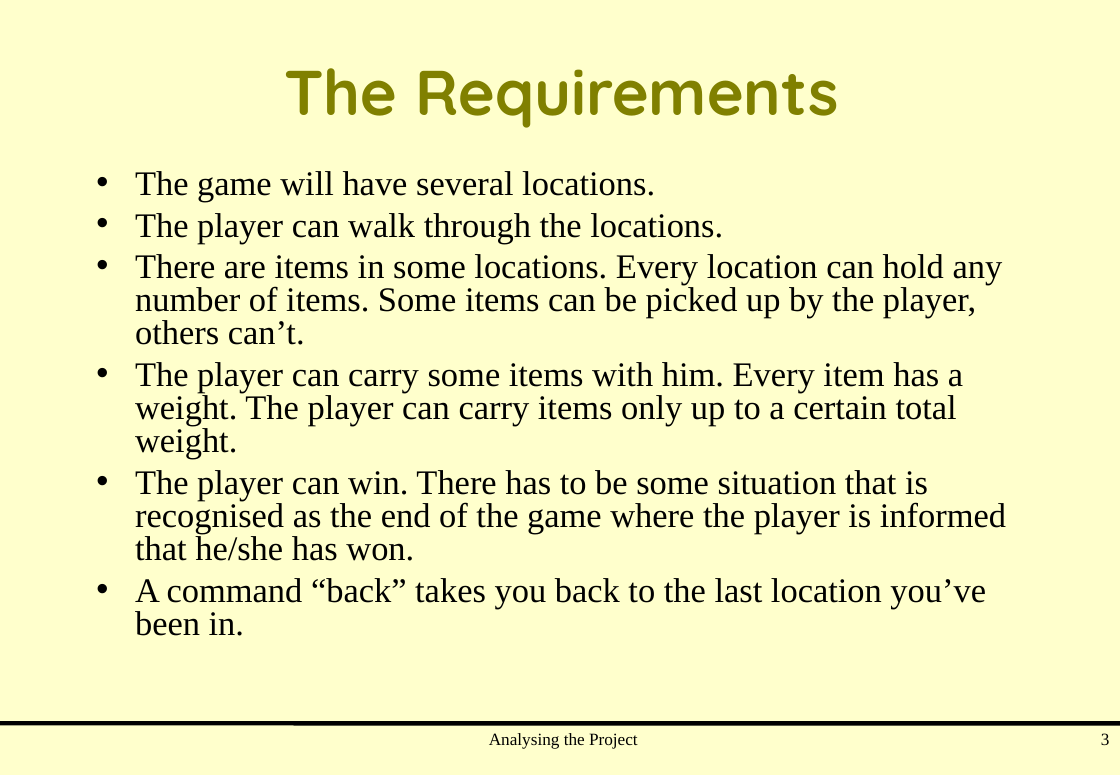
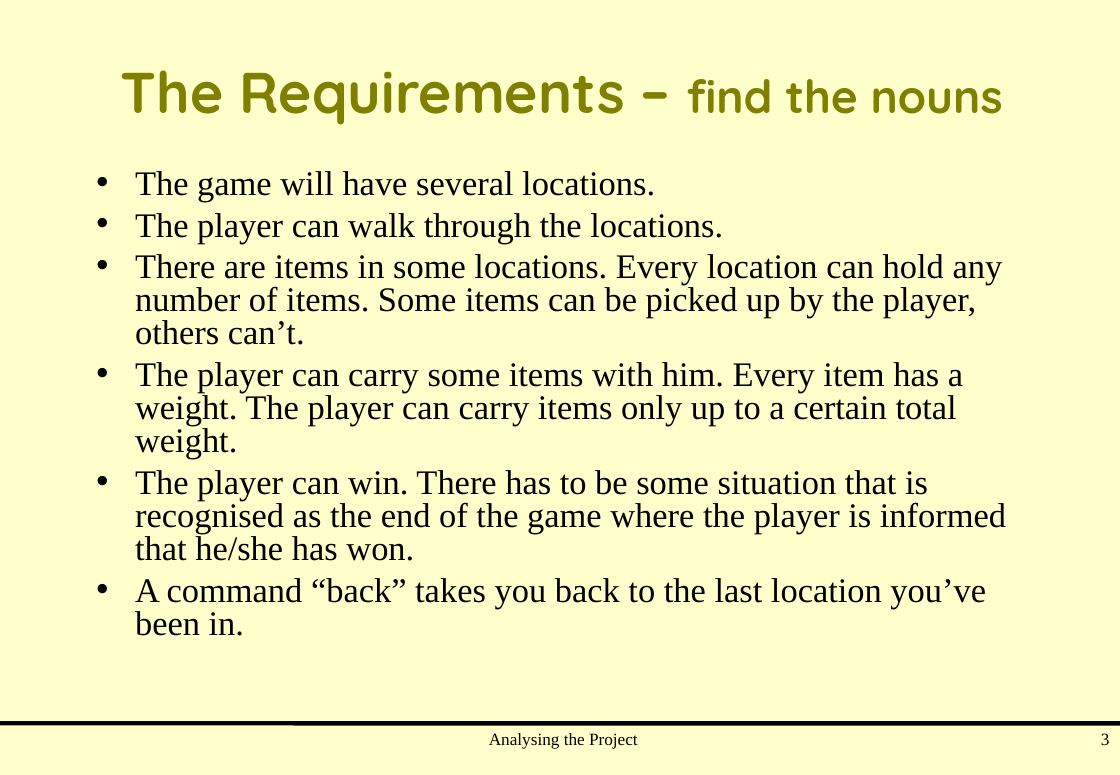
Before and after one commit to cpjobling/at-m42-2009, a slide deck: slide 3 of Documents/Analysis.ppt. Drawn at 1120x775 pixels with LibreOffice and Linux fonts; fonts in the diff are those of the drawing. Boxes give left, top, right and bottom in pixels: in the first picture for what was removed or moved away, otherwise in the second. Text is boxed around its words. In the diff, an @@ line names an element or a change of style, - is before the commit and + after.

```diff
--- a/Documents/Analysis.ppt
+++ b/Documents/Analysis.ppt
@@ title at (x1=121, y1=70, x2=1003, y2=125): text changed; size 44 to 40 pt @@
-The Requirements
+The Requirements – find the nouns
```
Also in this commit, not shown: 6 other slides changed, 1 other file.
